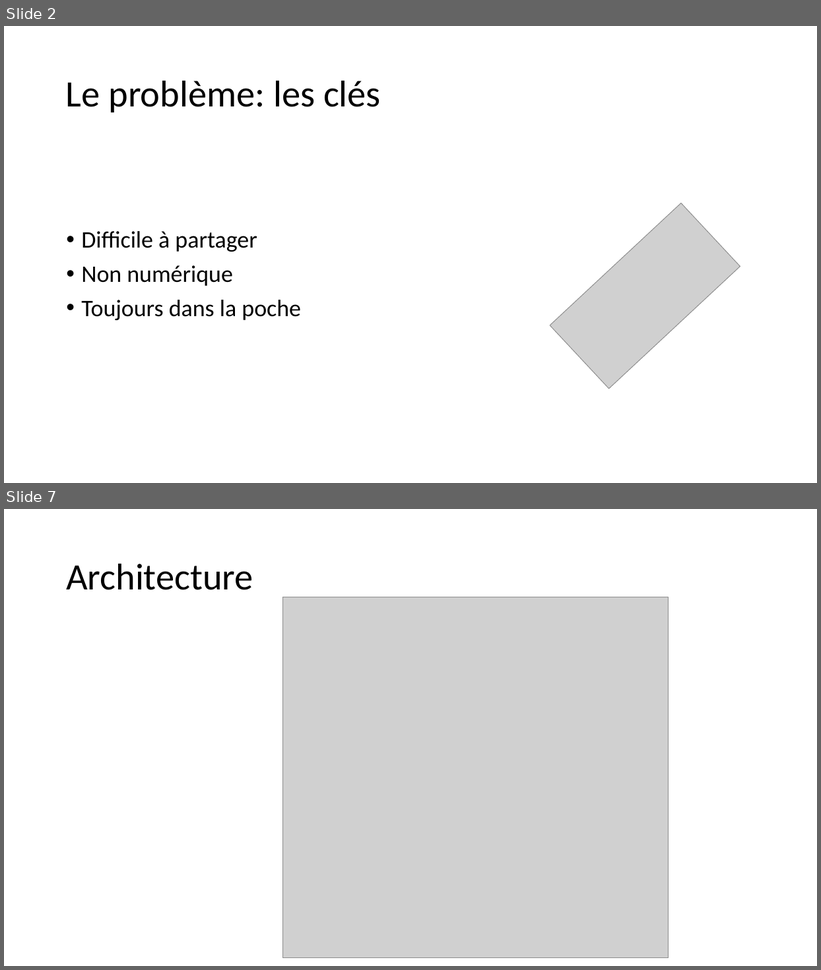
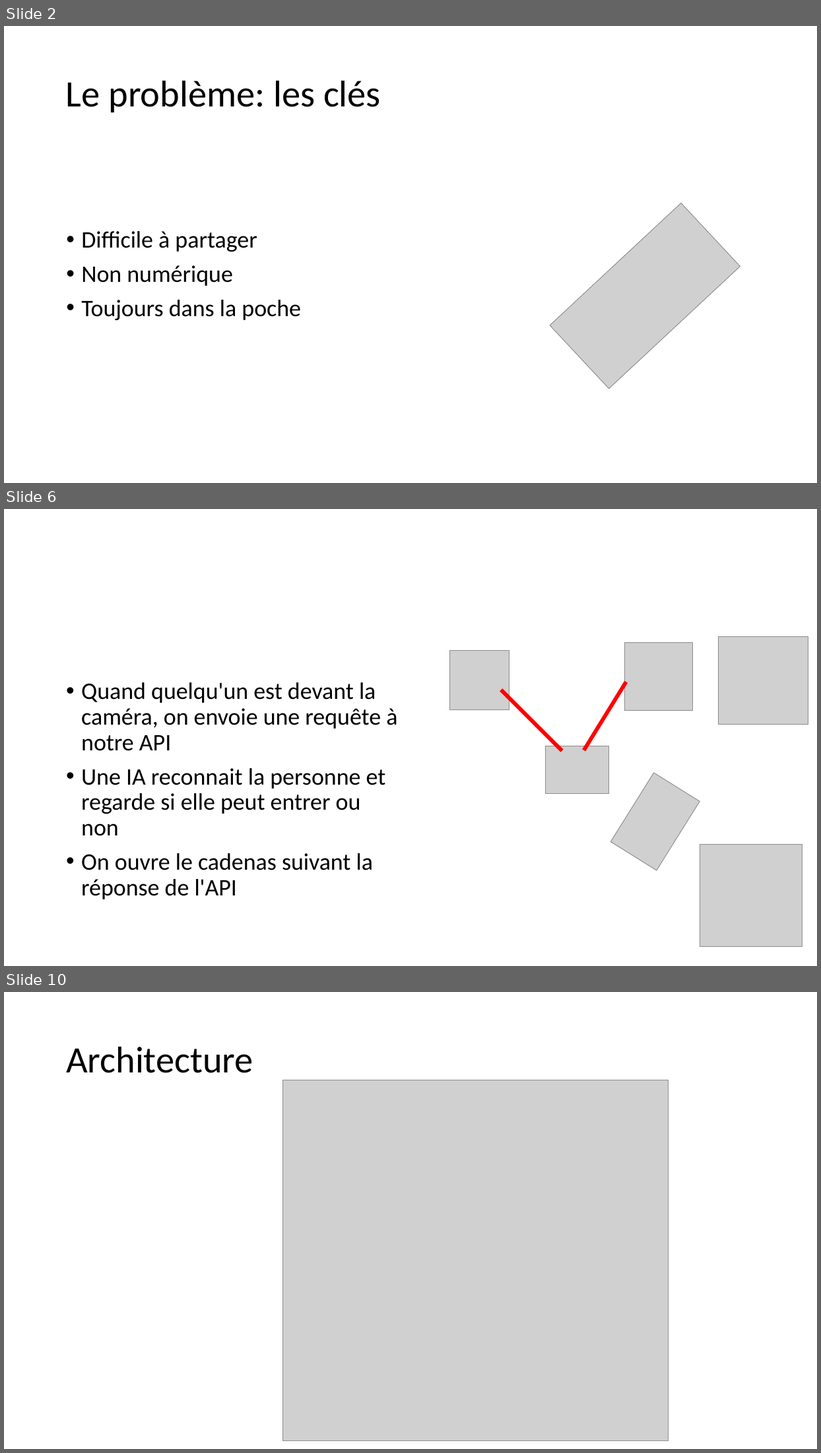
Before and after one commit to cazabec/EasyLock, a slide deck: doc/Présentation projet libre.pptx. Shown one above the other, each under a label of ours: slides 2 and 7 before the commit, slides 2, 6 and 10 after it; the slides between them are not shown. The pictures are 821x970 and 821x1453 pixels, drawn with LibreOffice and Linux fonts; fonts in the diff are those of the drawing; grey boxes stand for pictures. Boxes give left, top, right and bottom in pixels: in the first picture for what was removed or moved away, otherwise in the second. Text is boxed around its words. In the diff, an @@ line names an element or a change of style, - is before the commit and + after.

```diff
--- a/doc/Présentation projet libre.pptx
+++ b/doc/Présentation projet libre.pptx
@@ slide 6 added at (4,509,817,966), background #FFFFFF @@
@@ picture added at (625,642,693,711) @@
@@ picture added at (719,637,808,724) @@
@@ picture added at (450,650,510,710) @@
@@ text added at (81,683,397,900), 28 pt, text #000000 @@
+• Quand quelqu'un est devant la caméra, on envoie une requête à notre API
+• Une IA reconnait la personne et regarde si elle peut entrer ou non
+• On ouvre le cadenas suivant la réponse de l'API
@@ line added from (584, 751) to (626, 682), #FF0000 4.5 pt @@
@@ line added from (501, 690) to (562, 751), #FF0000 4.5 pt @@
@@ picture added at (546,747,610,795) @@
@@ picture added at (611,772,700,871) @@
@@ picture added at (700,845,803,948) @@
@@ what was slide 7 is now slide 10 @@
```
Also in this commit, not shown: 4 slides changed, 3 other slides added, 1 slide removed.
